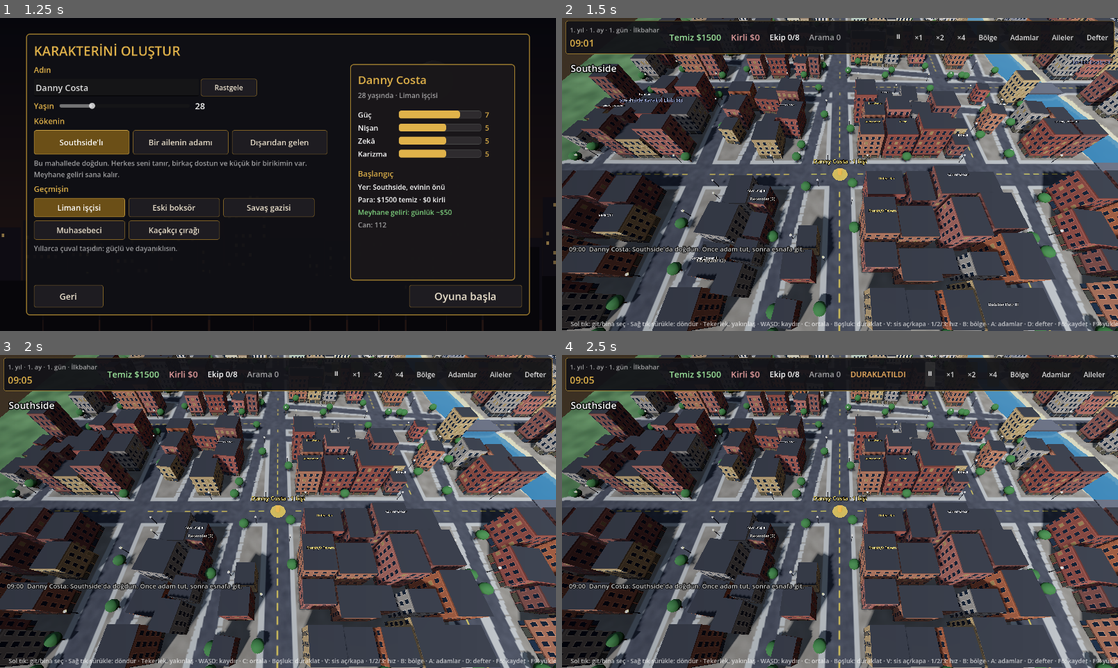
Above: before the commit, frames 1-4 (two rows, left to right).
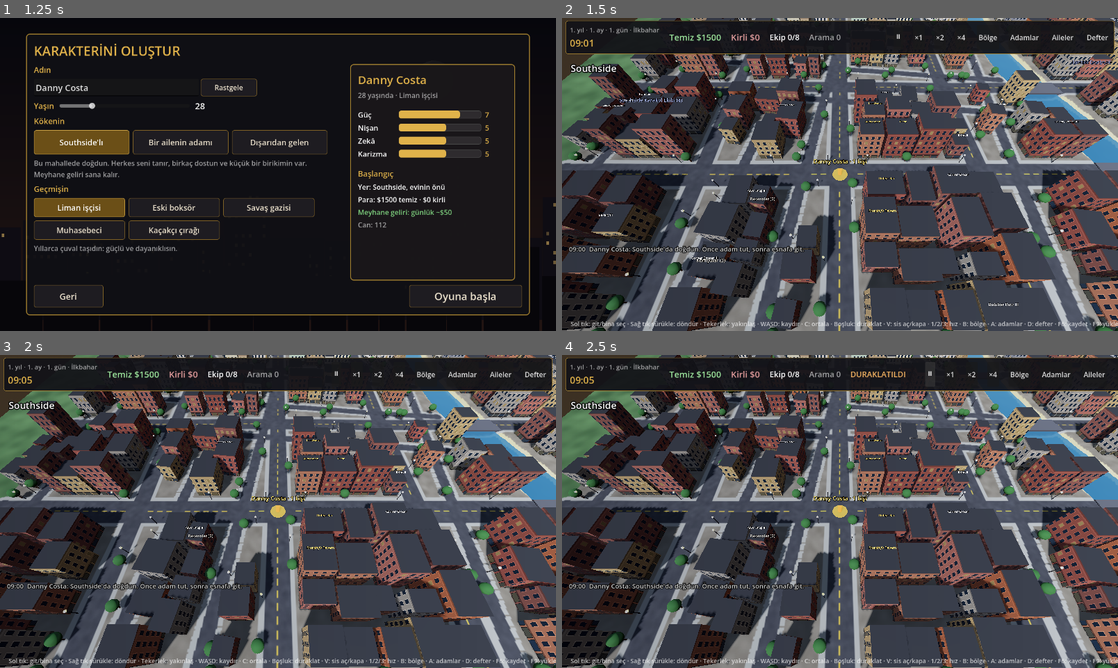
Above: after the commit, the same moments.

Repository: husnytarik/kara-kalem
Game: Godot game, scene res://scenes/menu.tscn
Two runs of this game, one before a commit and one after it. Both use one fixed random seed, a clock stepped at 60 frames per second and the inputs below.
Inputs:
- Up to frame 1 (1.25 s): click "Yeni oyun" at 0.5 s
- Up to frame 2 (1.5 s): click "Oyuna başla" at 1.25 s
- Up to frame 3 (2 s): no input
- Up to frame 4 (2.5 s): click "⏸" at 2 s

Frame 1 is identical in both runs. In frame 2, 2.2% of the frame differs, in the area x 0-100%, y 0-100%; in frame 3, 2.2%; in frame 4, 2.2%.

Commit message:
Godot: FPS: fare ışın testi onbellekli+aralikli, uzaktan SSAO/golge kapali
Co-Authored-By: Claude Sonnet 5.5 <noreply@anthropic.com>

Diff:
--- a/godot/scripts/core/harita.gd
+++ b/godot/scripts/core/harita.gd
@@ -28,10 +28,10 @@
 		var yerel := AABB(Vector3(-n.boyut.x / 2.0, 0, -n.boyut.z / 2.0), n.boyut)
 		if n.dolgu:
 			dolgu.append(a)
-			_dolgu_obb.append({"xf": n.global_transform, "yerel": yerel})
+			_dolgu_obb.append({"xf": n.global_transform, "ters": n.global_transform.affine_inverse(), "yerel": yerel, "aabb": a})
 			continue
 		yerler.append({"ad": n.ad, "bolge": n.bolge, "ozel": n.ozel, "pos": n.global_position, "aabb": a,
-			"xf": n.global_transform, "yerel": yerel})
+			"xf": n.global_transform, "ters": n.global_transform.affine_inverse(), "yerel": yerel})
 	for n in get_tree().get_nodes_in_group("iskele"):
 		var m := n as MeshInstance3D
 		_iskeleler.append(m.global_transform * m.mesh.get_aabb())
@@ -218,15 +218,20 @@
 	var en := -1
 	var en_d := 1e9
 	for i in yerler.size():
-		var ters: Transform3D = (yerler[i]["xf"] as Transform3D).affine_inverse()
-		var h = (yerler[i]["yerel"] as AABB).intersects_ray(ters * o, ters.basis * n)
+		var y: Dictionary = yerler[i]
+		if (y["aabb"] as AABB).intersects_ray(o, n) == null:   # ucuz ön eleme (dünya kutusu)
+			continue
+		var ters: Transform3D = y["ters"]
+		var h = (y["yerel"] as AABB).intersects_ray(ters * o, ters.basis * n)
 		if h != null:
 			var d := (ters * o).distance_to(h)
 			if d < en_d:
 				en_d = d
 				en = i
 	for ob in _dolgu_obb:   # süs bina önündeyse tıklama ona çarpar
-		var t2: Transform3D = (ob["xf"] as Transform3D).affine_inverse()
+		if (ob["aabb"] as AABB).intersects_ray(o, n) == null:
+			continue
+		var t2: Transform3D = ob["ters"]
 		var h2 = (ob["yerel"] as AABB).intersects_ray(t2 * o, t2.basis * n)
 		if h2 != null and (t2 * o).distance_to(h2) < en_d:
 			return -1
--- a/godot/scripts/core/sokak.gd
+++ b/godot/scripts/core/sokak.gd
@@ -230,6 +230,11 @@
 		geri.call(sonuc))
 
 var _dur: Node
+var _env: Environment
+var _gunes: DirectionalLight3D
+var _hover_sure := 0.0
+var _gh: Dictionary = {}
+var _hi := -1
 
 func _duraklat_menu() -> void:
 	if _dur != null:
@@ -303,10 +308,21 @@
 	_adamlari_guncelle()
 	var id: String = harita.bolge_at(oyuncu.global_position)
 	_etiket.text = harita.bolgeler[id]["ad"] if id != "" else "Yollar"
-	var k: Camera3D = kamera.kamera()
-	var fp := get_viewport().get_mouse_position()
-	var gh: Dictionary = gruplar.isinla(k.project_ray_origin(fp), k.project_ray_normal(fp))
-	var i: int = harita.yer_isinla(k.project_ray_origin(fp), k.project_ray_normal(fp))
+	# kalite: uzaktan bakarken SSAO ve gölge gereksiz (ve pahalı)
+	var uz: float = kamera.mesafe
+	_env.ssao_enabled = uz < 160.0
+	_gunes.shadow_enabled = uz < 260.0
+	_gunes.directional_shadow_max_distance = clampf(uz * 2.2, 120.0, 400.0)
+	# fare altındakini bulmak (1000 bina üstünde ışın testi) her karede değil, kısa aralıkla
+	_hover_sure -= delta
+	if _hover_sure <= 0.0:
+		_hover_sure = 0.08
+		var k: Camera3D = kamera.kamera()
+		var fp := get_viewport().get_mouse_position()
+		_gh = gruplar.isinla(k.project_ray_origin(fp), k.project_ray_normal(fp))
+		_hi = harita.yer_isinla(k.project_ray_origin(fp), k.project_ray_normal(fp))
+	var gh: Dictionary = _gh
+	var i: int = _hi
 	_oy_etiket.text = "%s · %d kişi" % [oyun.profil.get("ad", "Sen"), 1 + oyun.adamlar.size()]
 	oyuncu.kilitli = not oyun.vardiya.is_empty()
 	if not gh.is_empty():
@@ -429,6 +445,7 @@
 	env.ambient_light_source = Environment.AMBIENT_SOURCE_SKY
 	env.tonemap_mode = Environment.TONE_MAPPER_FILMIC
 	env.ssao_enabled = true
+	_env = env
 	var we := WorldEnvironment.new()
 	we.environment = env
 	add_child(we)
@@ -436,6 +453,7 @@
 	sun.rotation_degrees = Vector3(-50, -30, 0)
 	sun.shadow_enabled = true
 	sun.directional_shadow_max_distance = 400.0
+	_gunes = sun
 	add_child(sun)
 
 func _aile_testi() -> void:
